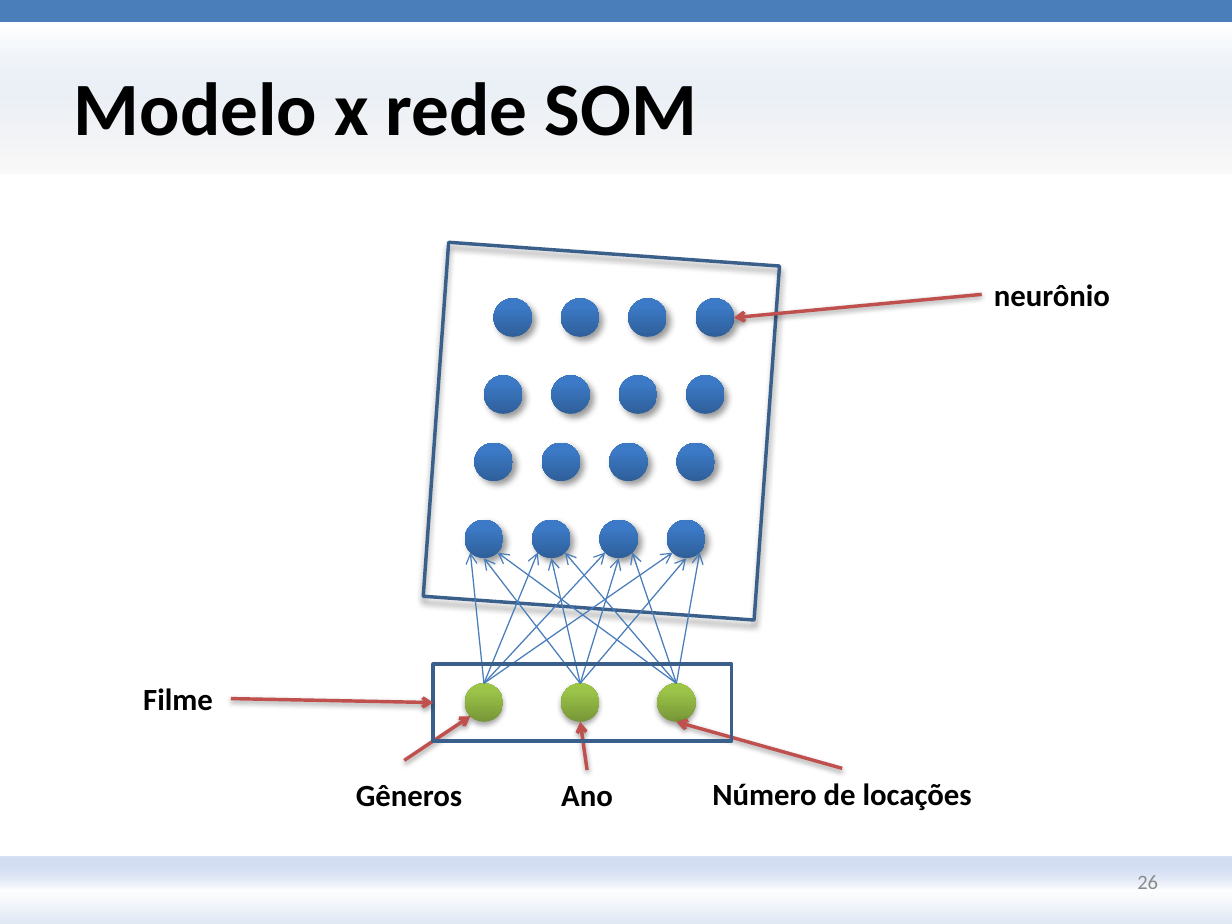
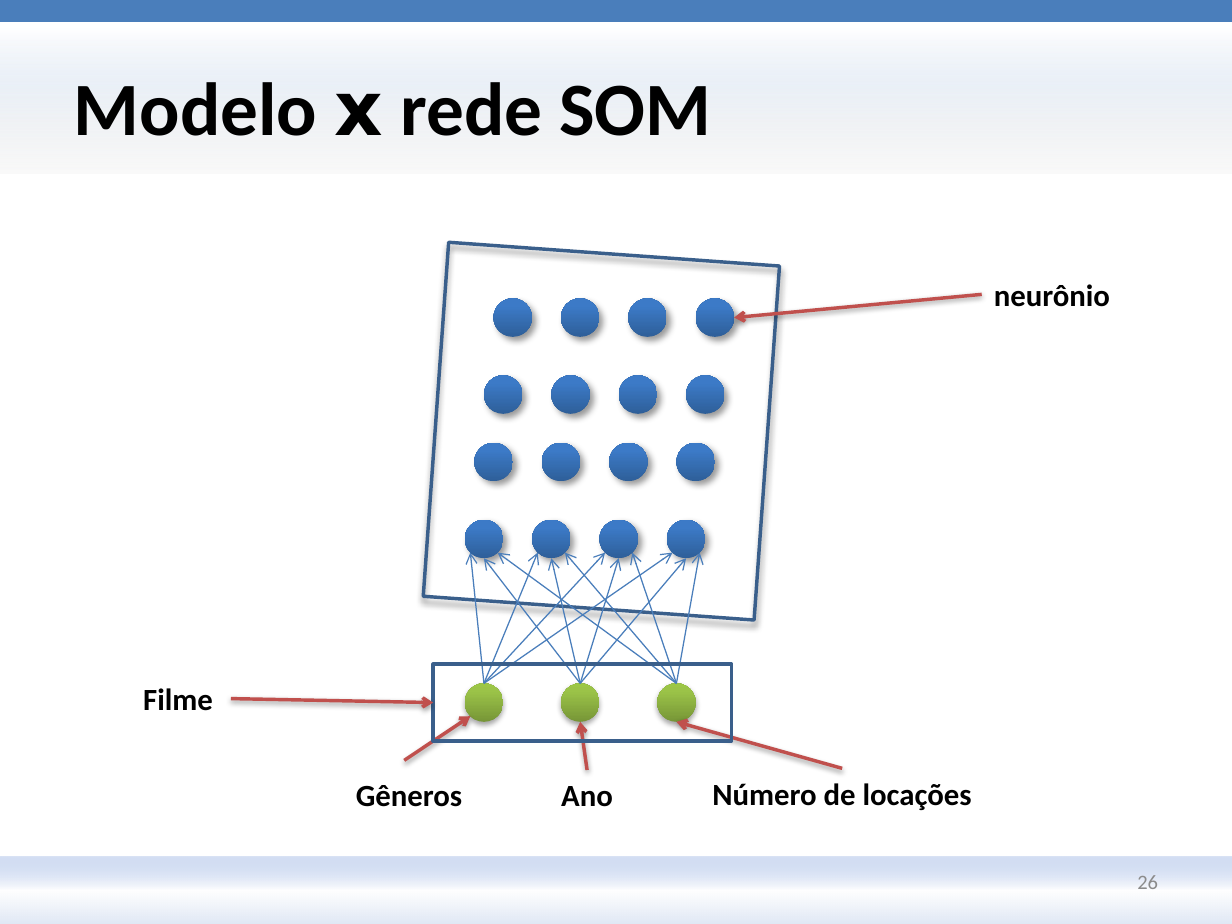
Before and after one commit to andersonberg/srsom, a slide deck: slide 26 of Apresentação/TCC_AndersonBerg_Apresentação_20091213_V3.pptx. Drawn at 1232x924 pixels with LibreOffice and Linux fonts; fonts in the diff are those of the drawing; background and template pictures are left out. Boxes give left, top, right and bottom in pixels: in the first picture for what was removed or moved away, otherwise in the second. Text is boxed around its words. In the diff, an @@ line names an element or a change of style, - is before the commit and + after.

```diff
--- a/Apresentação/TCC_AndersonBerg_Apresentação_20091213_V3.pptx
+++ b/Apresentação/TCC_AndersonBerg_Apresentação_20091213_V3.pptx
@@ title "Modelo x rede SOM" at (74,82,711,136): font Calibri to DejaVu Sans in "x" @@
```
Also in this commit, not shown: 1 other slide changed.
